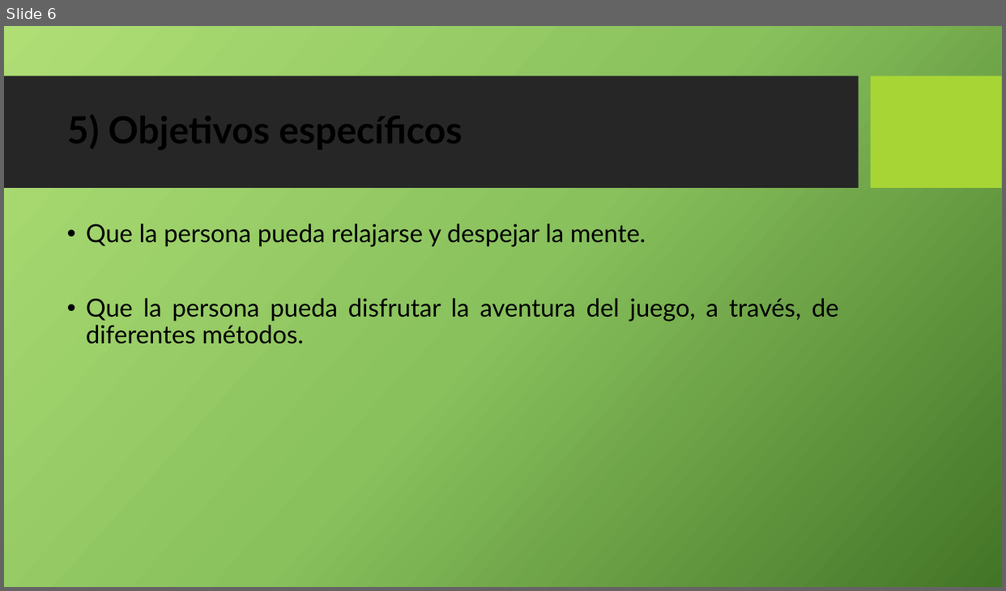
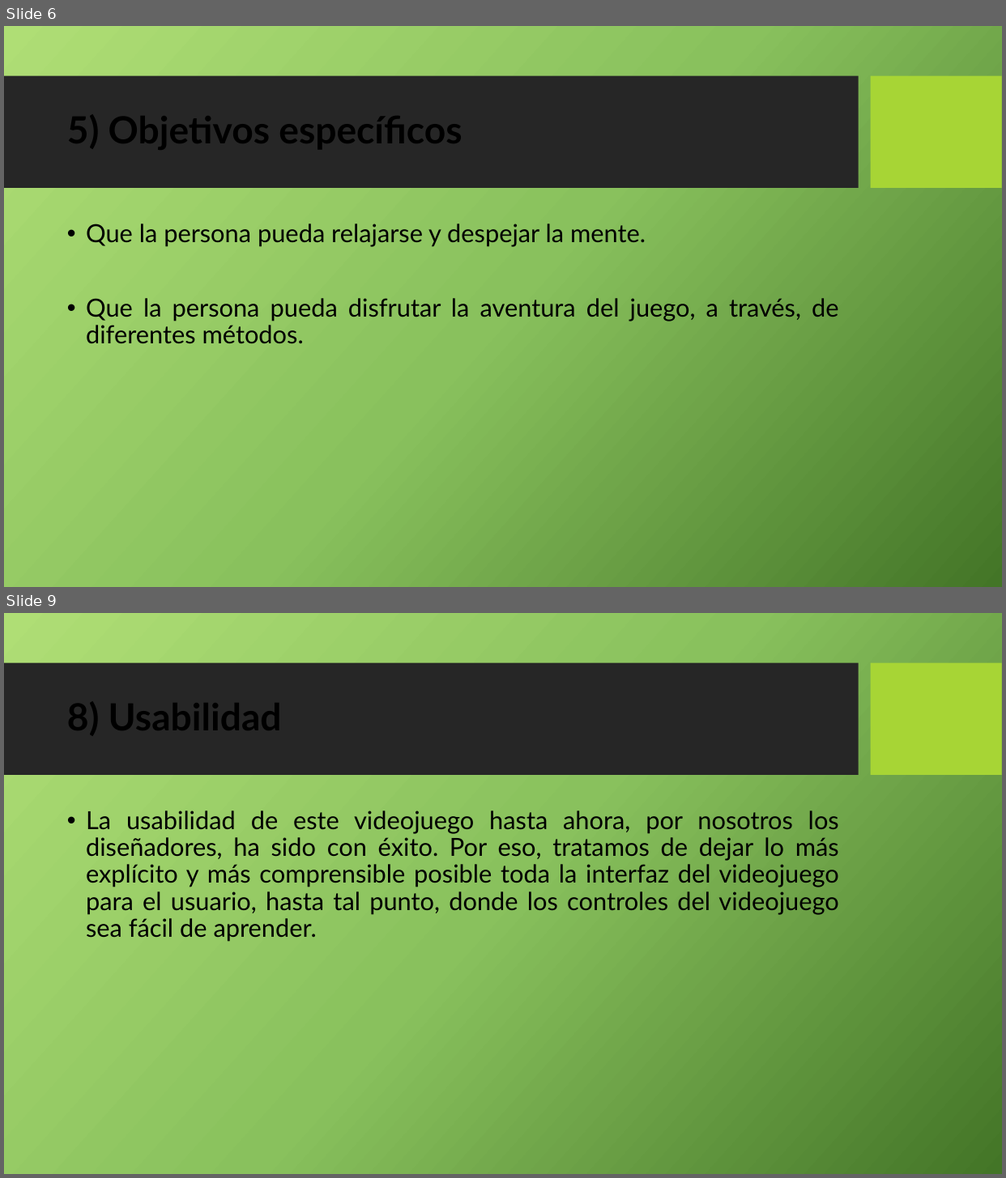
Before and after one commit to JonatanCruzz/Entrega-Final, a slide deck: EntregaFinal.pptx. Shown one above the other, each under a label of ours: slide 6 before the commit, slides 6 and 9 after it; the slides between them are not shown. The pictures are 1006x591 and 1006x1178 pixels, drawn with LibreOffice and Linux fonts; fonts in the diff are those of the drawing; background and template pictures are left out. Boxes give left, top, right and bottom in pixels: in the first picture for what was removed or moved away, otherwise in the second. Text is boxed around its words. In the diff, an @@ line names an element or a change of style, - is before the commit and + after.

```diff
--- a/EntregaFinal.pptx
+++ b/EntregaFinal.pptx
@@ slide 9 added at bbox=[4, 613, 1002, 1174], background picture (left out); not listed: 2 template elements that a slide beside it also shows @@
@@ title added at bbox=[67, 694, 282, 739], 36 pt, text #000000, bold @@
+8) Usabilidad
@@ text added at bbox=[86, 811, 839, 942], 24 pt, text #000000 @@
+• La usabilidad de este videojuego hasta ahora, por nosotros los diseñadores, ha sido con éxito. Por eso, tratamos de dejar lo más explícito y más comprensible posible toda la interfaz del videojuego para el usuario, hasta tal punto, donde los controles del videojuego sea fácil de aprender.
```
Also in this commit, not shown: 4 other slides added, 1 other file.
